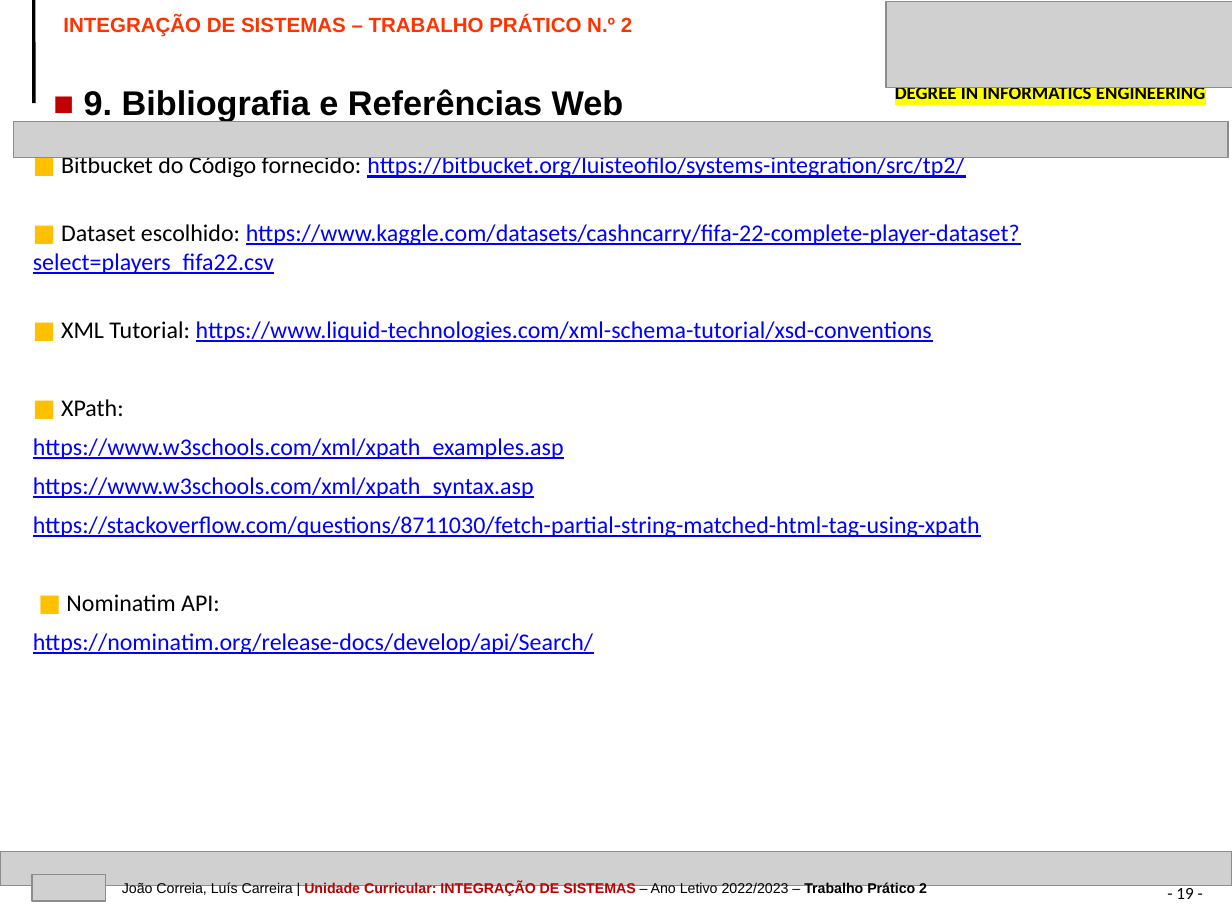
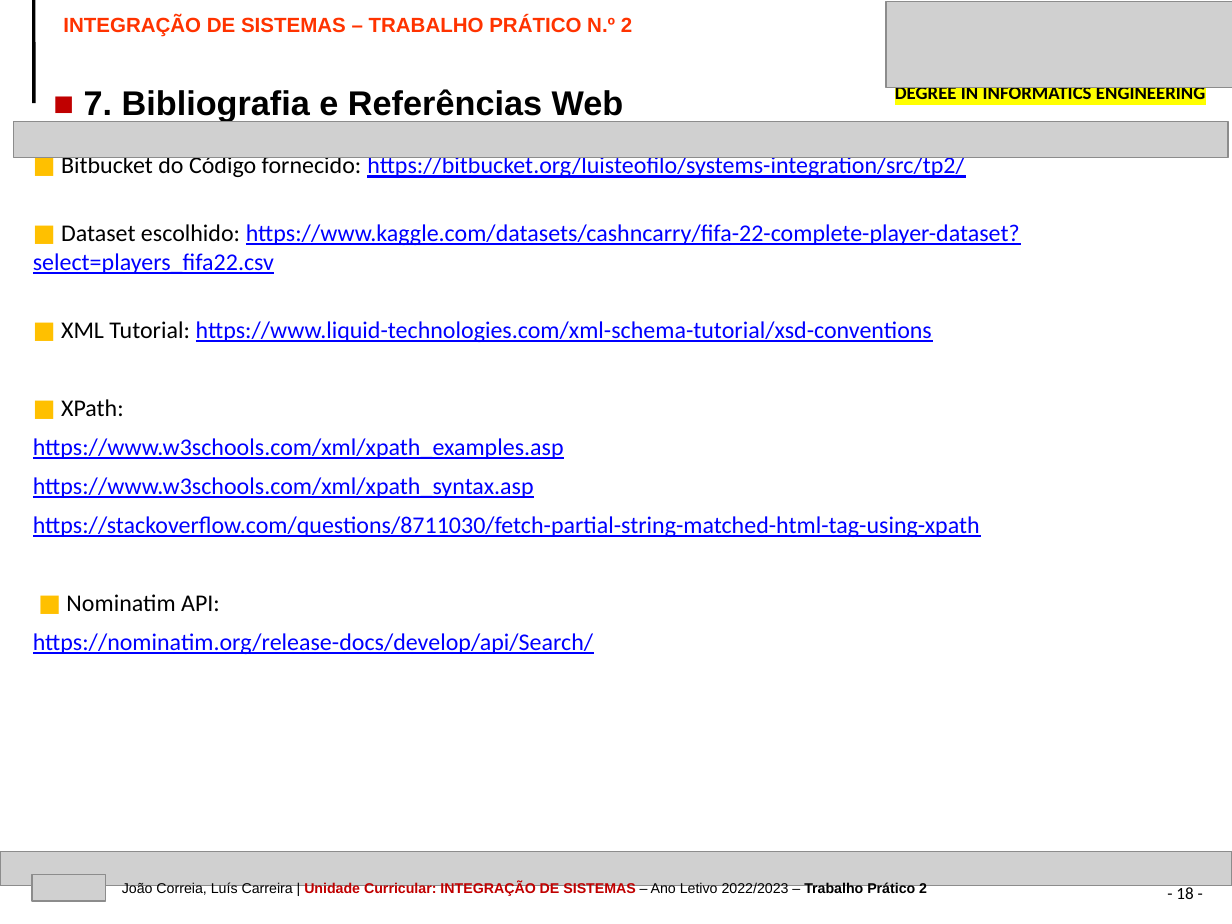
Before and after one commit to luiscarreira00/TP2_IS, a slide deck: slide 18 of TrabalhoPratico2_24760_25870.pptx (slide 19 before the commit). Drawn at 1232x924 pixels with LibreOffice and Linux fonts; fonts in the diff are those of the drawing; grey boxes stand for pictures. Boxes give left, top, right and bottom in pixels: in the first picture for what was removed or moved away, otherwise in the second. Text is boxed around its words. In the diff, an @@ line names an element or a change of style, - is before the commit and + after.

```diff
--- a/TrabalhoPratico2_24760_25870.pptx
+++ b/TrabalhoPratico2_24760_25870.pptx
@@ text at bbox=[84, 89, 624, 121]: text changed @@
-■ 9. Bibliografia e Referências Web
+■ 7. Bibliografia e Referências Web
@@ page number at bbox=[1176, 885, 1193, 899]: text changed @@
-- 19 -
+- 18 -
```
Also in this commit, not shown: 4 other slides changed, 1 slide removed, 3 other files.
